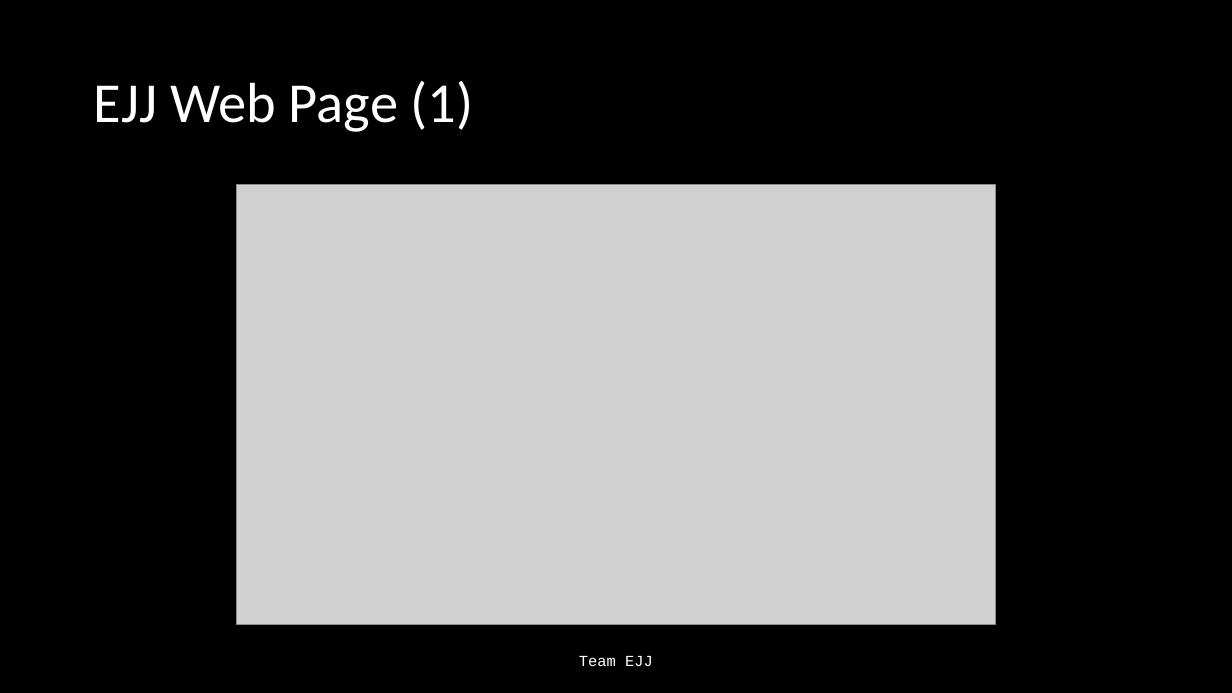
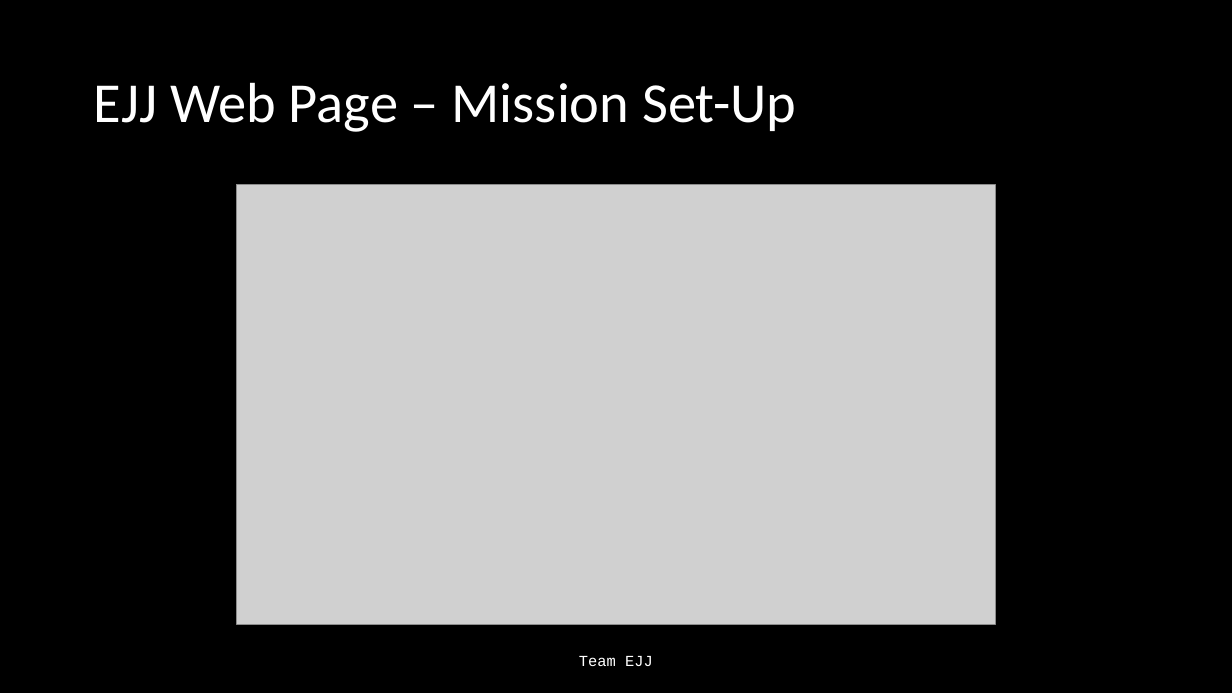
Before and after one commit to Jonathan805/RestrictedPlanning, a slide deck: slide 9 of TeamEJJ.pptx. Drawn at 1232x693 pixels with LibreOffice and Linux fonts; fonts in the diff are those of the drawing; grey boxes stand for pictures. Boxes give left, top, right and bottom in pixels: in the first picture for what was removed or moved away, otherwise in the second. Text is boxed around its words. In the diff, an @@ line names an element or a change of style, - is before the commit and + after.

```diff
--- a/TeamEJJ.pptx
+++ b/TeamEJJ.pptx
@@ title at (x1=94, y1=82, x2=796, y2=132): text changed @@
-EJJ Web Page (1)
+EJJ Web Page – Mission Set-Up
```
Also in this commit, not shown: 4 other slides changed, 1 slide added, 1 other file.
